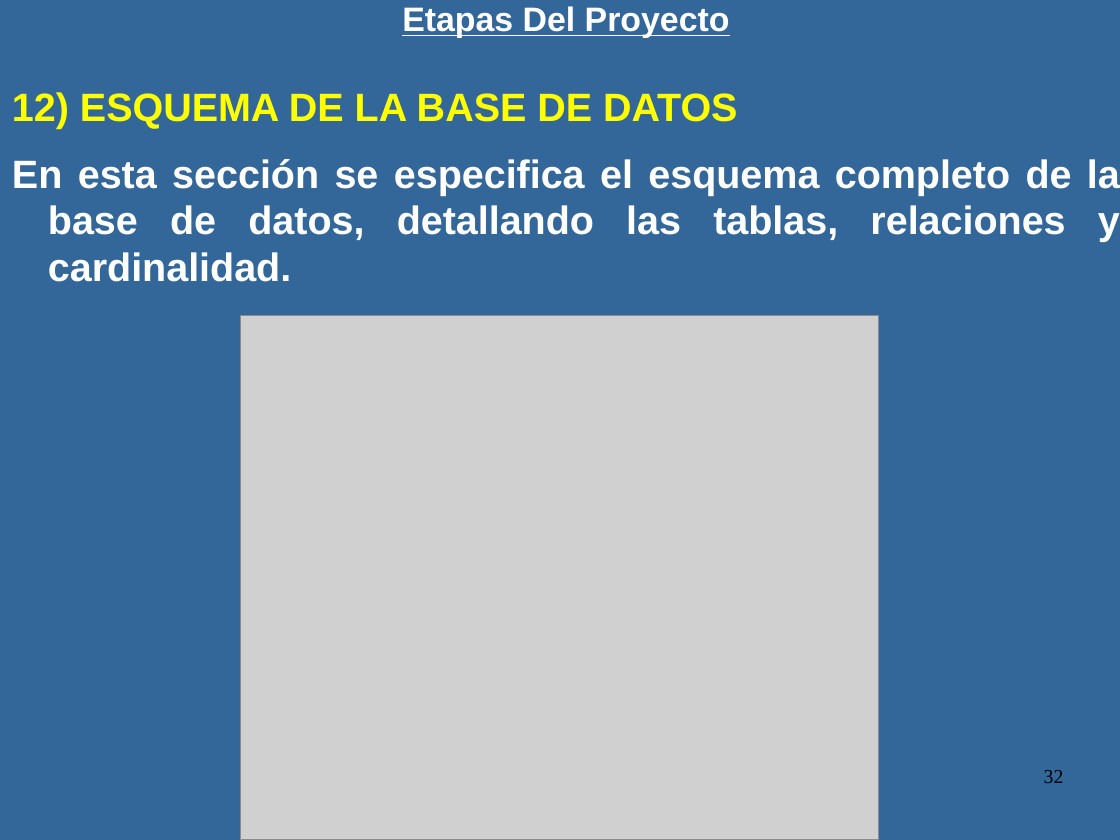
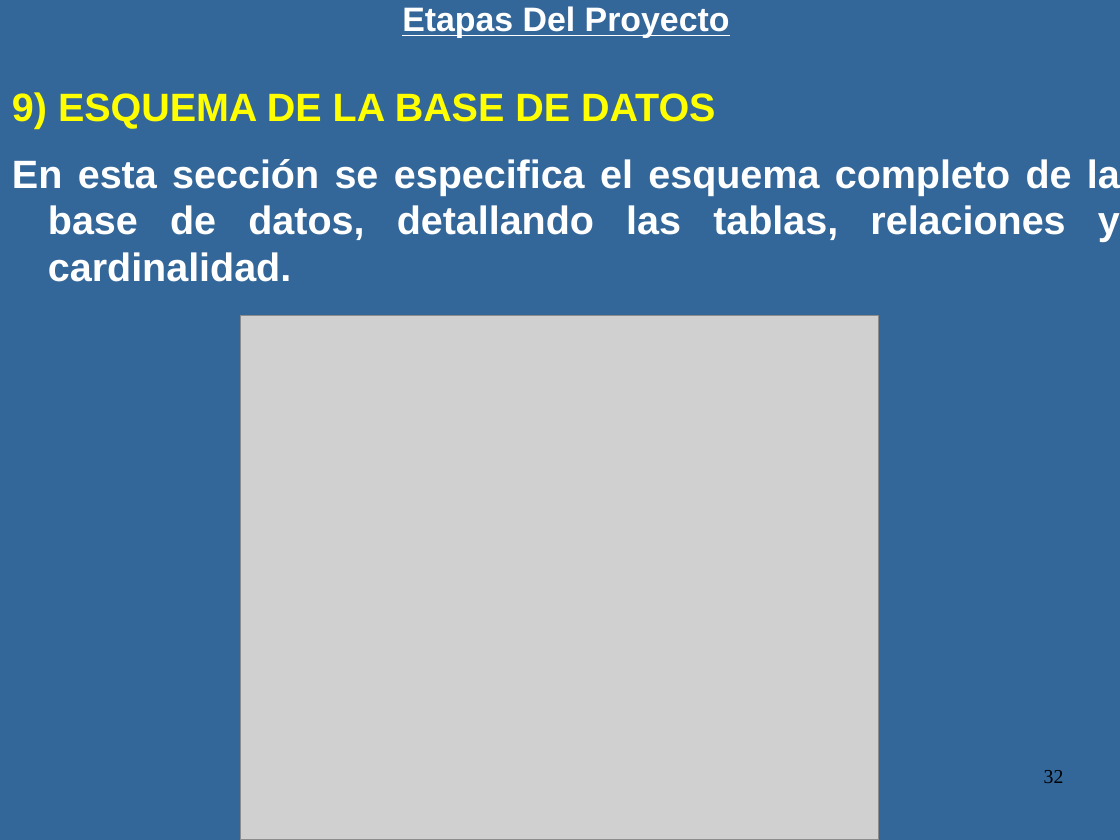
Before and after one commit to luismagarinos/Material-de-estudio-2023---MOO, a slide deck: slide 32 of Proyecto de Sistema 2023.ppt. Drawn at 1120x840 pixels with LibreOffice and Linux fonts; fonts in the diff are those of the drawing; grey boxes stand for pictures. Boxes give left, top, right and bottom in pixels: in the first picture for what was removed or moved away, otherwise in the second. Text is boxed around its words. In the diff, an @@ line names an element or a change of style, - is before the commit and + after.

```diff
--- a/Proyecto de Sistema 2023.ppt
+++ b/Proyecto de Sistema 2023.ppt
@@ text at box(12, 92, 715, 129): text changed @@
-      12) ESQUEMA DE LA BASE DE DATOS
+      9) ESQUEMA DE LA BASE DE DATOS
```
Also in this commit, not shown: 9 other slides changed, 2 other files.
